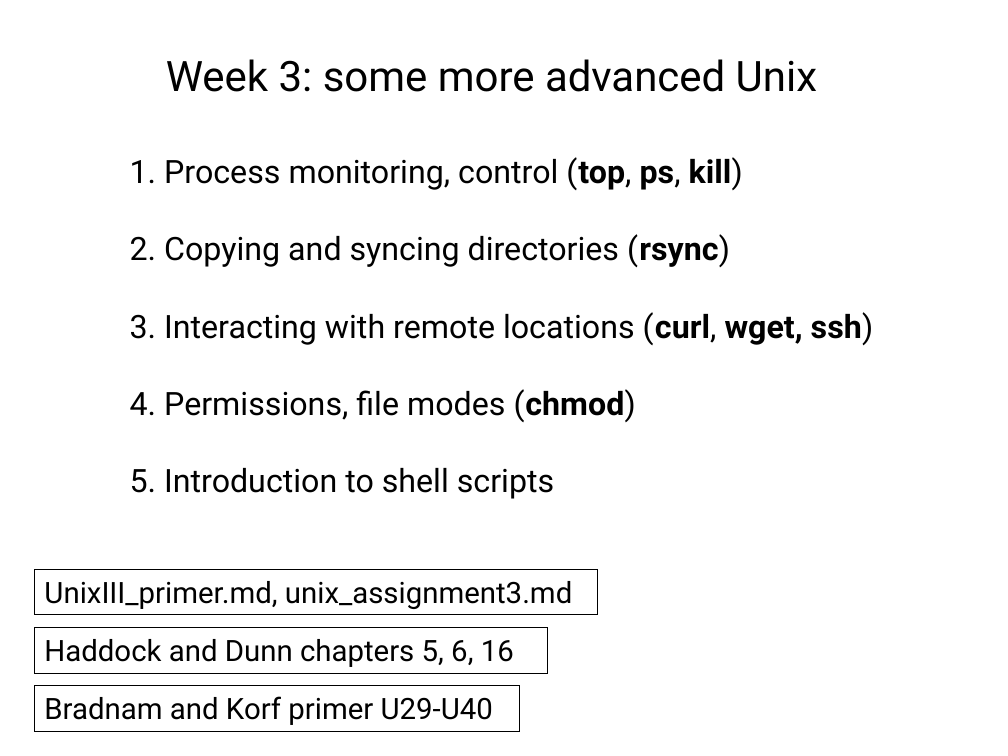
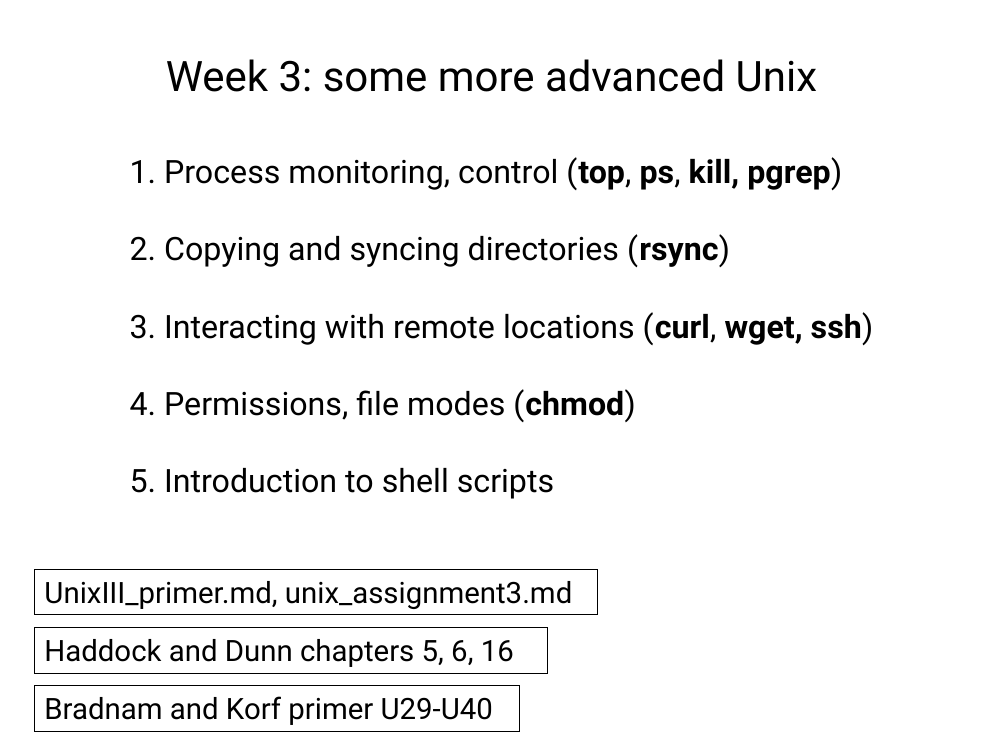
Before and after one commit to tparchman/F24_BIOL792, a slide deck: slide 1 of week3_unixIII/week3.pptx. Drawn at 1008x756 pixels with LibreOffice and Linux fonts; fonts in the diff are those of the drawing. Boxes give left, top, right and bottom in pixels: in the first picture for what was removed or moved away, otherwise in the second. Text is boxed around its words. In the diff, an @@ line names an element or a change of style, - is before the commit and + after.

```diff
--- a/week3_unixIII/week3.pptx
+++ b/week3_unixIII/week3.pptx
@@ text at <box>130,157,842,190</box>: text changed @@
-1. Process monitoring, control (top, ps, kill)
+1. Process monitoring, control (top, ps, kill, pgrep)
```
Also in this commit, not shown: 1 other slide changed, 2 other files.
